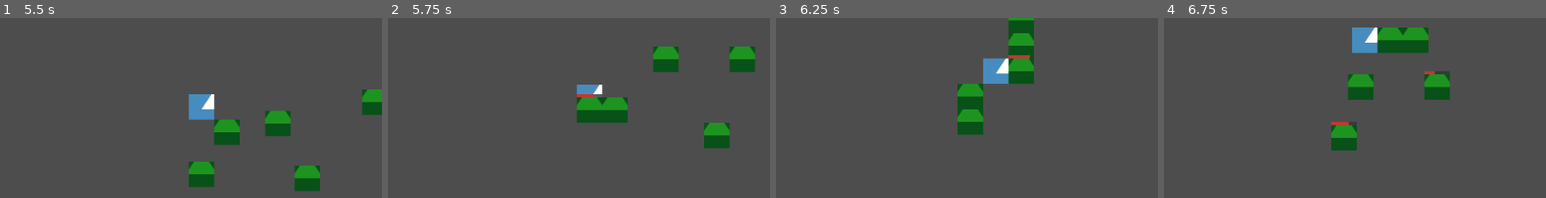
Above: before the commit, frames 1-4 (left to right).
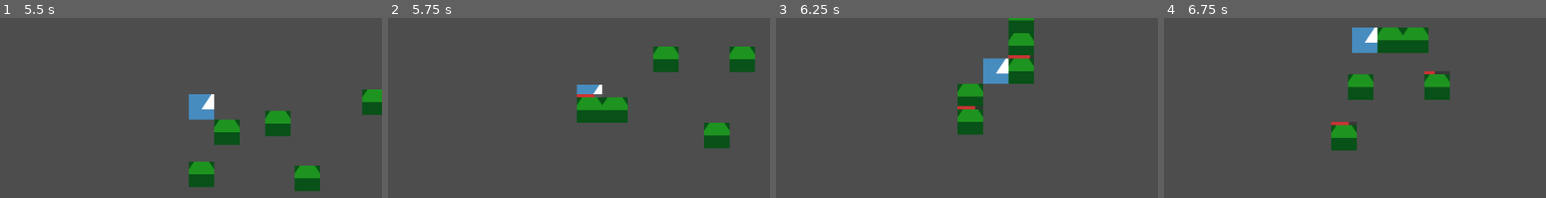
Above: after the commit, the same moments.

Repository: BlueHeronGames/dungeon-crawler-maker
Game: Godot game, scene res://scenes/crawl_dungeon_scene.tscn
Same seed, same stepped clock (60 frames per second), same inputs: the game is played once before the commit and once after it. The engine's default icon, where the game draws it, is replaced by a stand-in: a white triangle on a blue panel in a dark square.
Inputs (mouse positions are % of the whole screen's width and height, from its top left):
- Up to frame 1 (5.5 s): tap Enter at 0.5 s; move the mouse to (72, 35) at 0.52 s; hold Right (ui_right) 0.53-1.28 s; tap . (pickup) at 0.6, 2.85, 5.1 s; click (72, 35) at 0.67 s; move the mouse to (30, 46) at 1.27 s; hold Down (ui_down) 1.28-2.03 s; tap G at 1.35, 3.6 s; move the mouse to (60, 14) at 2.02 s; hold Right (ui_right) 2.03-2.78 s; tap 0 at 2.1, 4.35 s; move the mouse to (45, 64) at 2.77 s; hold Up (ui_up) 2.78-3.53 s; click (45, 64) at 2.92 s; move the mouse to (80, 58) at 3.52 s; hold Left (ui_left) 3.53-5.03 s; move the mouse to (20, 23) at 4.27 s; move the mouse to (55, 40) at 5.02 s; hold Down (ui_down) from 5.03 s (still down); click (55, 40) at 5.17 s
- Up to frame 2 (5.75 s): keep holding Down (ui_down)
- Up to frame 3 (6.25 s): move the mouse to (35, 11) at 5.77 s; release Down (ui_down) at 5.78 s; hold Right (ui_right) from 5.78 s (still down); tap G at 5.85 s
- Up to frame 4 (6.75 s): move the mouse to (72, 35) at 6.52 s; release Right (ui_right) at 6.53 s; hold Up (ui_up) from 6.53 s (still down); tap 0 at 6.6 s
The pictures show only the part of the screen within x 24-74%, y 26-76%; the shares and areas given below are measured in that part.

Frames 1-2 are identical in both runs. In frame 3, 0.1% of the frame differs, in the area x 47-55%, y 48-51%; in frame 4, nothing differs.

Commit message:
Fix: health bars should show on top of monsters

Diff:
--- a/game_template/scripts/health_bar.gd
+++ b/game_template/scripts/health_bar.gd
@@ -14,6 +14,8 @@
 func _ready() -> void:
 	custom_minimum_size = Vector2(bar_width, bar_height)
 	visible = false
+	z_index = 100  # Ensure health bars render above other monsters
+	z_as_relative = false  # Use absolute z-index, not relative to parent
 
 func _draw() -> void:
 	if _entity == null:
